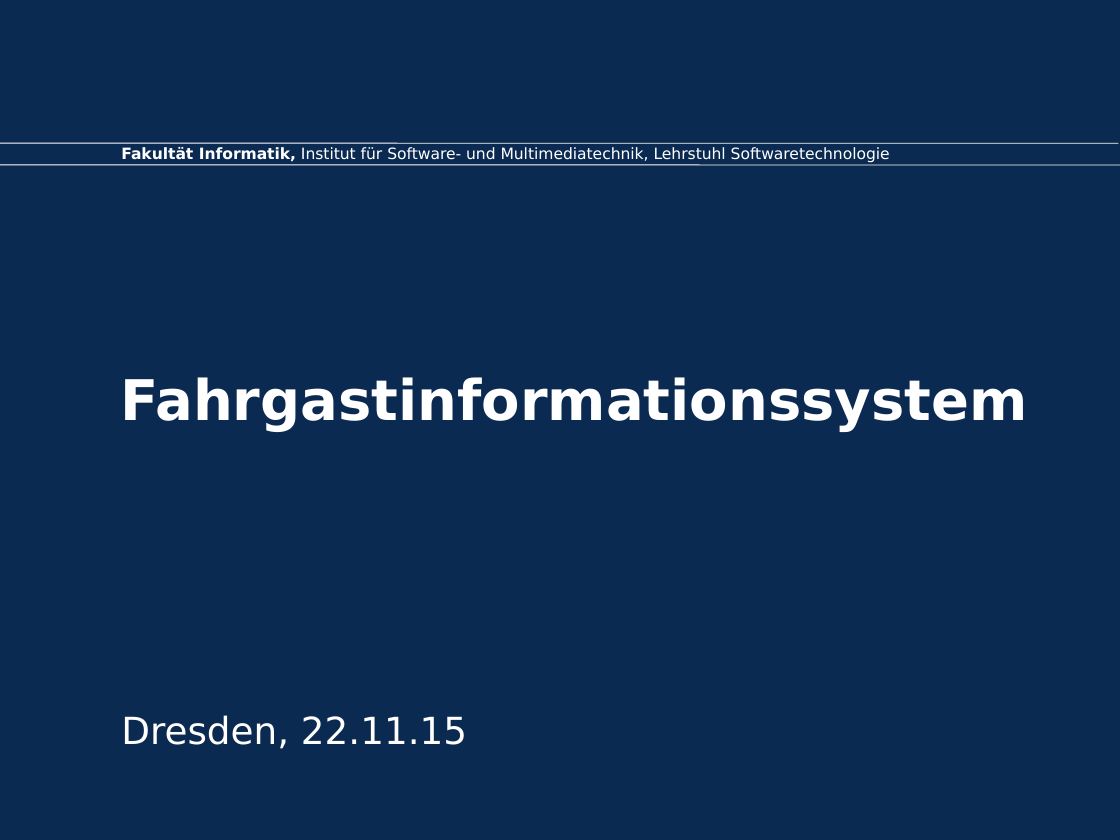
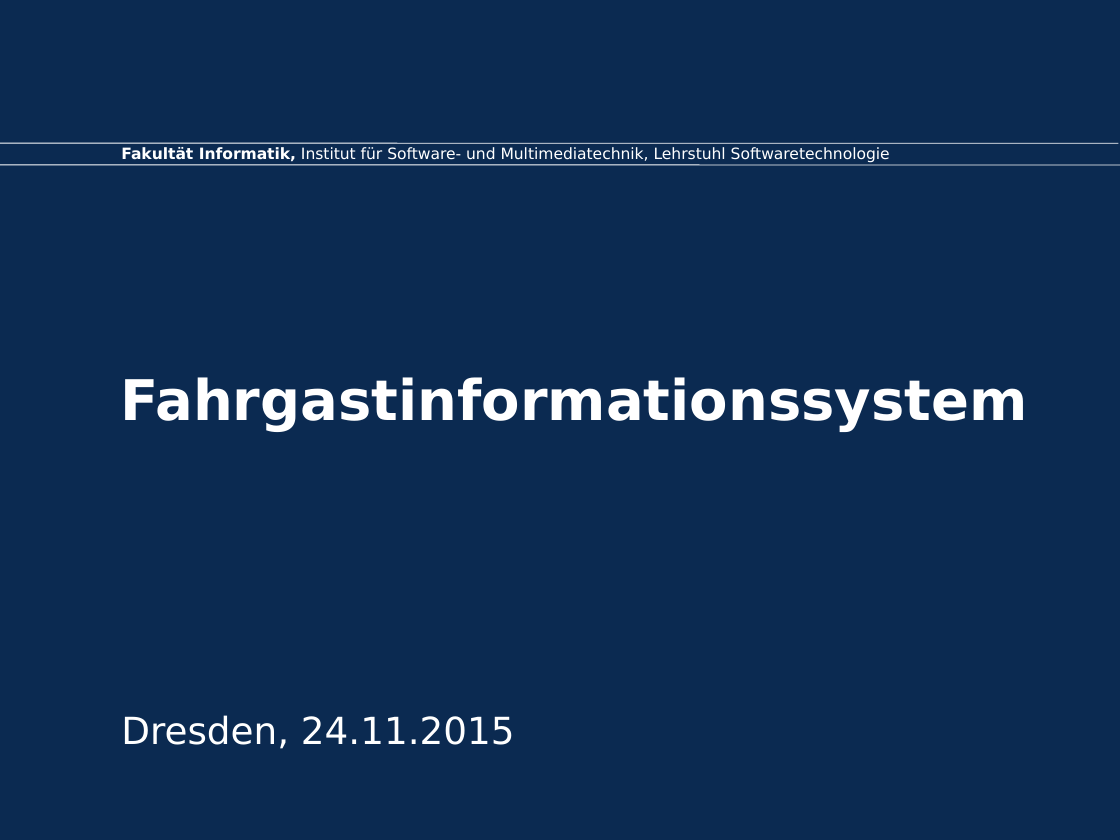
Before and after one commit to Juu98/fahrgastinformationssystem, a slide deck: slide 1 of organisation/zwischenpraesentation.odp. Drawn at 1120x840 pixels with LibreOffice and Linux fonts; fonts in the diff are those of the drawing; background and template pictures are left out. Boxes give left, top, right and bottom in pixels: in the first picture for what was removed or moved away, otherwise in the second. Text is boxed around its words. In the diff, an @@ line names an element or a change of style, - is before the commit and + after.

```diff
--- a/organisation/zwischenpraesentation.odp
+++ b/organisation/zwischenpraesentation.odp
@@ subtitle at (121, 715, 515, 749): text changed @@
-Dresden, 22.11.15
+Dresden, 24.11.2015
```
Also in this commit, not shown: 4 other slides changed, 1 other file.
